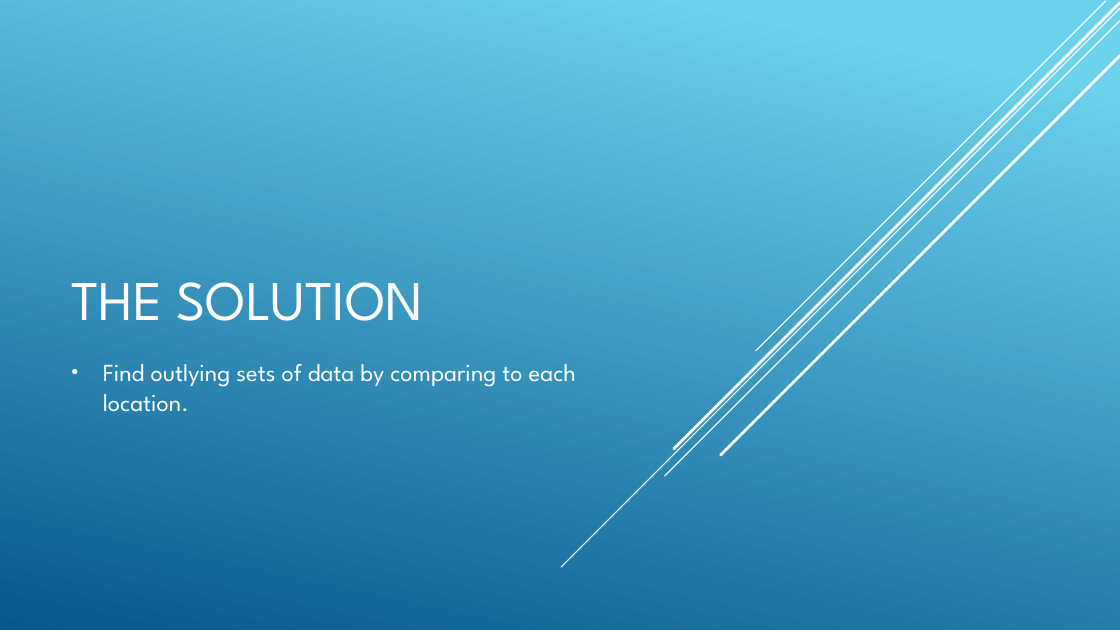
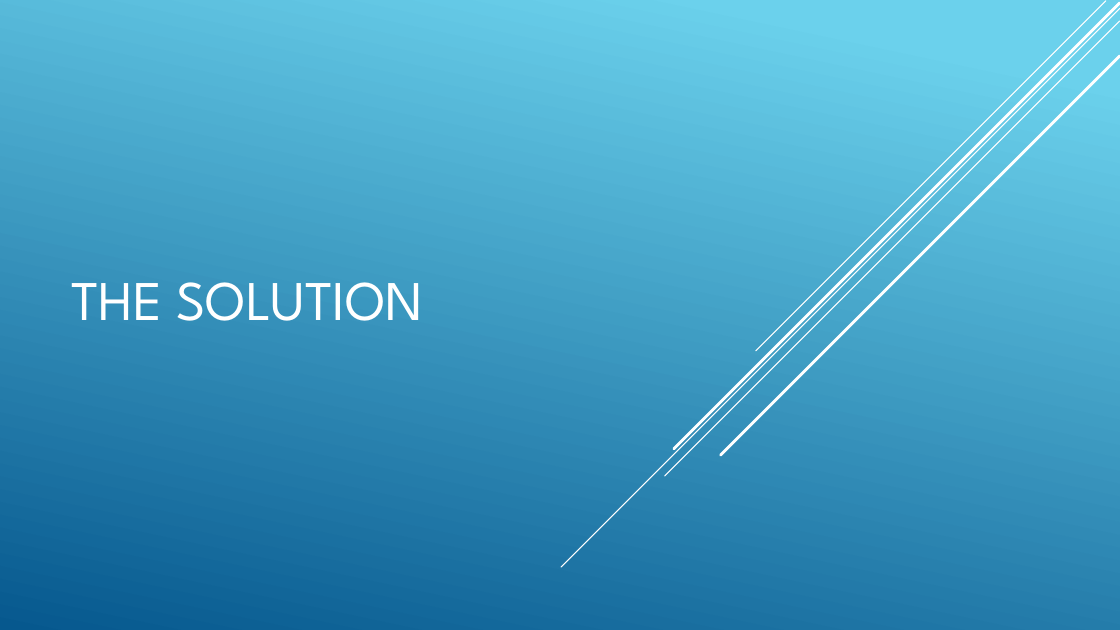
Before and after one commit to mastwood/spaceapps-2019, a slide deck: slide 4 of Geomagnetic_Presentation_Beans.pptx. Drawn at 1120x630 pixels with LibreOffice and Linux fonts; fonts in the diff are those of the drawing. Boxes give left, top, right and bottom in pixels: in the first picture for what was removed or moved away, otherwise in the second. Text is boxed around its words. In the diff, an @@ line names an element or a change of style, - is before the commit and + after.

```diff
--- a/Geomagnetic_Presentation_Beans.pptx
+++ b/Geomagnetic_Presentation_Beans.pptx
@@ subtitle removed at [103,364,576,412] @@
-• Find outlying sets of data by comparing to each location.
```
Also in this commit, not shown: 3 other slides changed, 2 other files.
